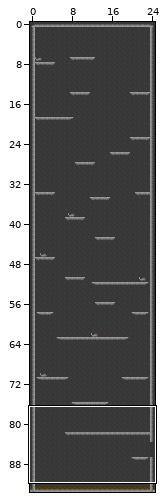
Tiled map (JSON) -- assets/maps/level1.json. The picture above shows the old version from afar; the outline marks the close-up.
Close-up. The starting point:
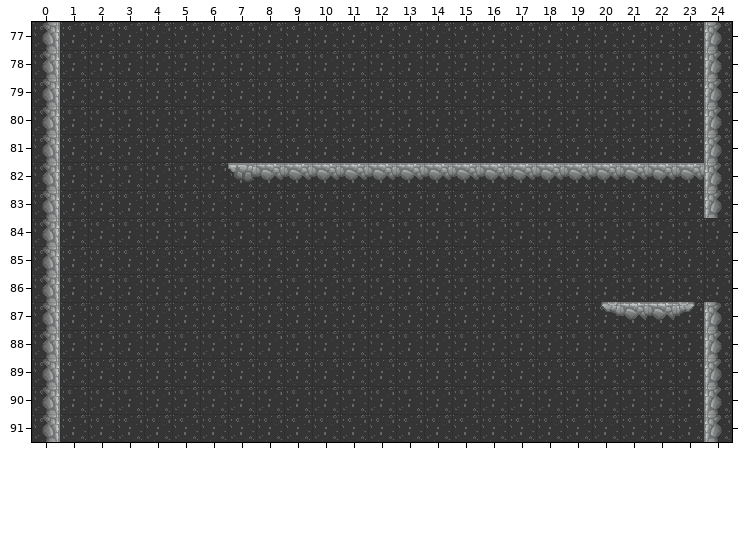
Cells are 32x32 px. Shown: x 0..24, y 77..91. The commit also changed other parts of the map, which this record leaves out.
Once edited:
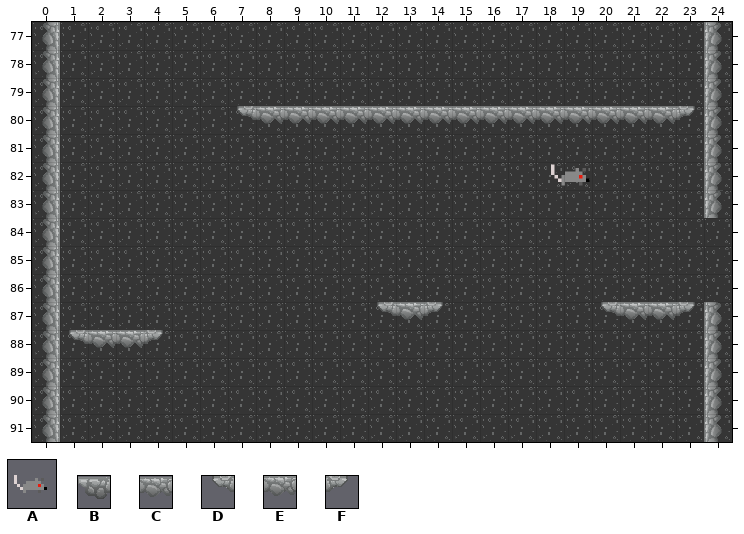
Key: from "rato-sprite": A 1; from "tiled-fases": B 10, C 11, D 56, E 57, F 59.
_ is an empty cell, . an unchanged one.
Objects are placed by their top-left corner, in cells (3,4 is the top-left corner of cell 3,4); size is 1x1 cell unless given.
From the commit log: Adicionando mais ratos
What changed:
--- layer "Walls"
@@ x 7..23 @@
-80 _________________
+80 DEEEEEEEEEEEEEEEF
@@ x 7..23 @@
-82 BCCCCCCCCCCCCCCCC
+82 _________________
@@ x 1..14 @@
-87 ...........___
-88 ____..........
+87 ...........DEF
+88 DEEF..........
--- layer "Enemies"
+A "rato" at 18.3,81.5 size 2x2
